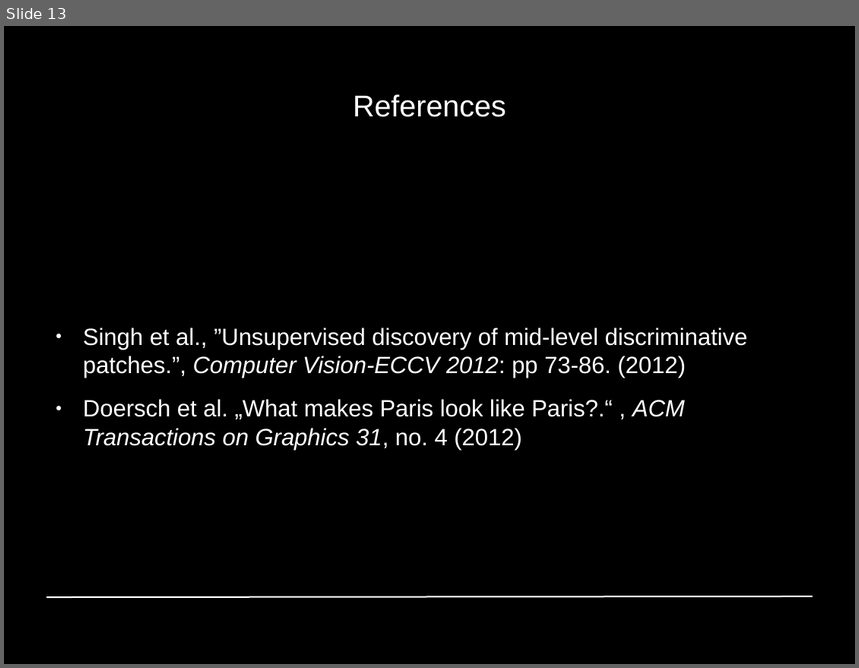
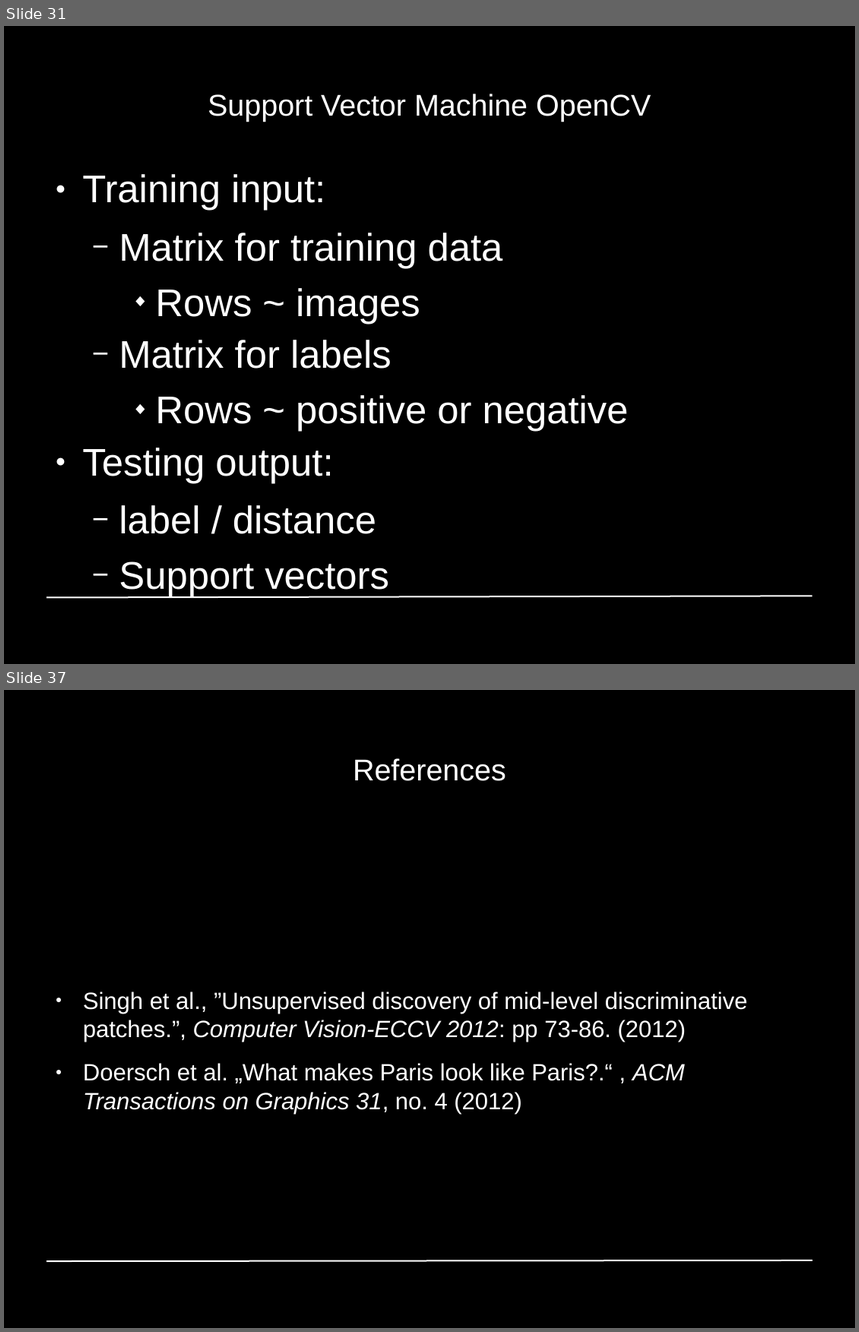
Before and after one commit to GiannisPapadopoulos/DiscriminativePatches, a slide deck: presentations/period1/MAI_Project1_Group4.odp. Shown one above the other, each under a label of ours: slide 13 before the commit, slides 31 and 37 after it; the slides between them are not shown. The pictures are 859x668 and 859x1332 pixels, drawn with LibreOffice and Linux fonts; fonts in the diff are those of the drawing; background and template pictures are left out. Boxes give left, top, right and bottom in pixels: in the first picture for what was removed or moved away, otherwise in the second. Text is boxed around its words. In the diff, an @@ line names an element or a change of style, - is before the commit and + after.

```diff
--- a/presentations/period1/MAI_Project1_Group4.odp
+++ b/presentations/period1/MAI_Project1_Group4.odp
@@ slide 31 added at (4, 26, 855, 664), background #000000 @@
@@ title added at (208, 94, 651, 121), 28 pt, text #FFFFFF @@
+Support Vector Machine OpenCV
@@ text added at (82, 174, 629, 598), 36 pt, text #FFFFFF @@
+● Training input:
+  − Matrix for training data
+    ◆ Rows ~ images
+  − Matrix for labels
+    ◆ Rows ~ positive or negative
+● Testing output:
+  − label / distance
+  − Support vectors
@@ line added from (47, 598) to (813, 597), #FFFFFF 1.42 pt @@
@@ what was slide 13 is now slide 37 @@
```
Also in this commit, not shown: 8 slides changed, 25 other slides added, 2 slides removed.
